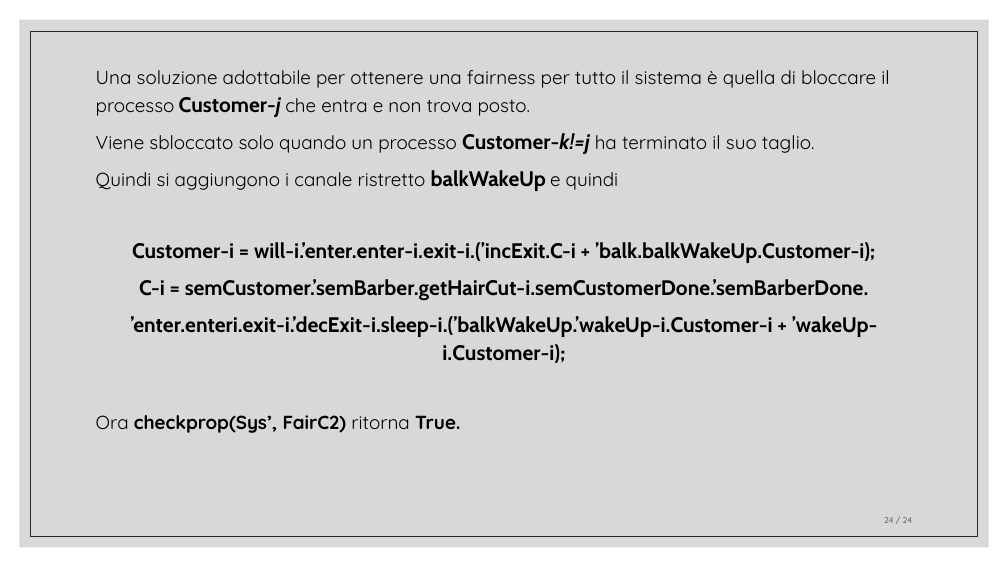
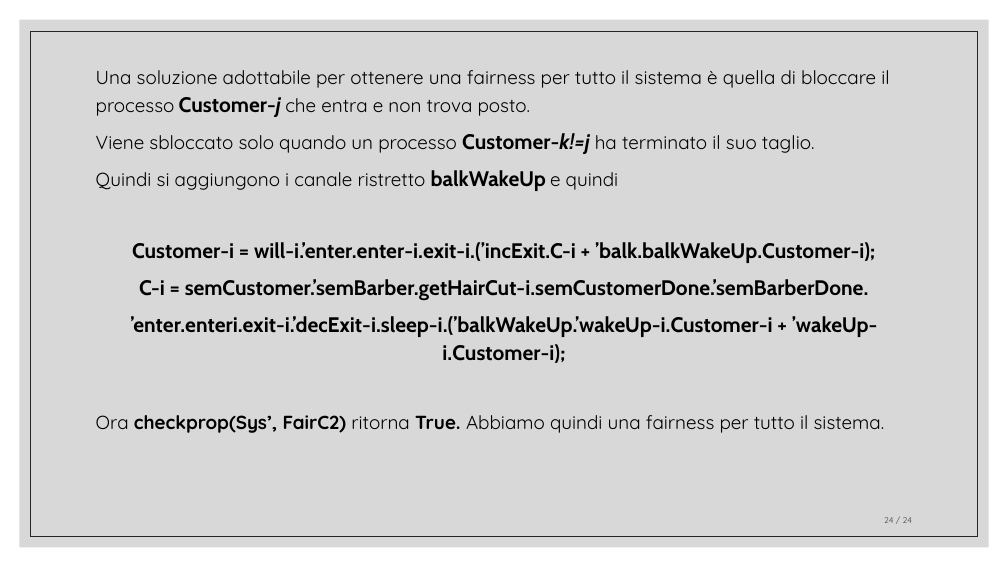
Before and after one commit to pheasant98/LGC---Esame, a slide deck: slide 24 of Barbershop presentazione.pptx. Drawn at 1008x567 pixels with LibreOffice and Linux fonts; fonts in the diff are those of the drawing. Boxes give left, top, right and bottom in pixels: in the first picture for what was removed or moved away, otherwise in the second. Text is boxed around its words. In the diff, an @@ line names an element or a change of style, - is before the commit and + after.

```diff
--- a/Barbershop presentazione.pptx
+++ b/Barbershop presentazione.pptx
@@ text at (96,415,885,433): text changed; bold off @@
-Ora checkprop(Sys’, FairC2) ritorna True.
+Ora checkprop(Sys’, FairC2) ritorna True. Abbiamo quindi una fairness per tutto il sistema.
```
Also in this commit, not shown: 1 other slide changed.
